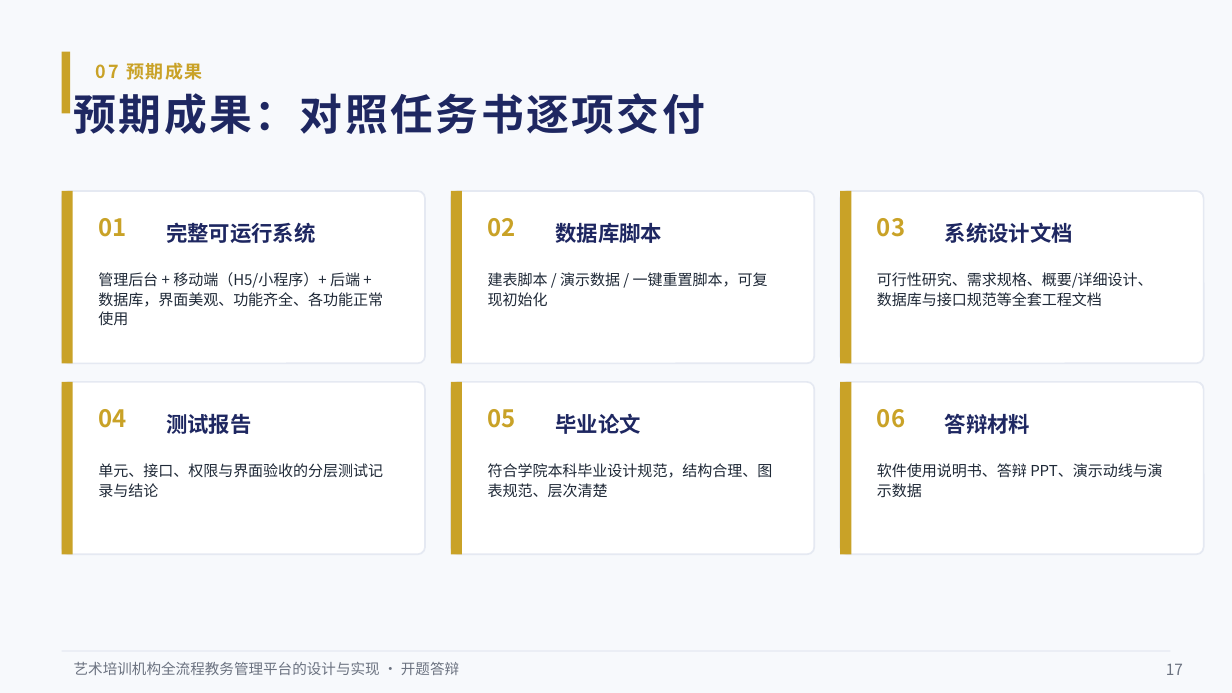
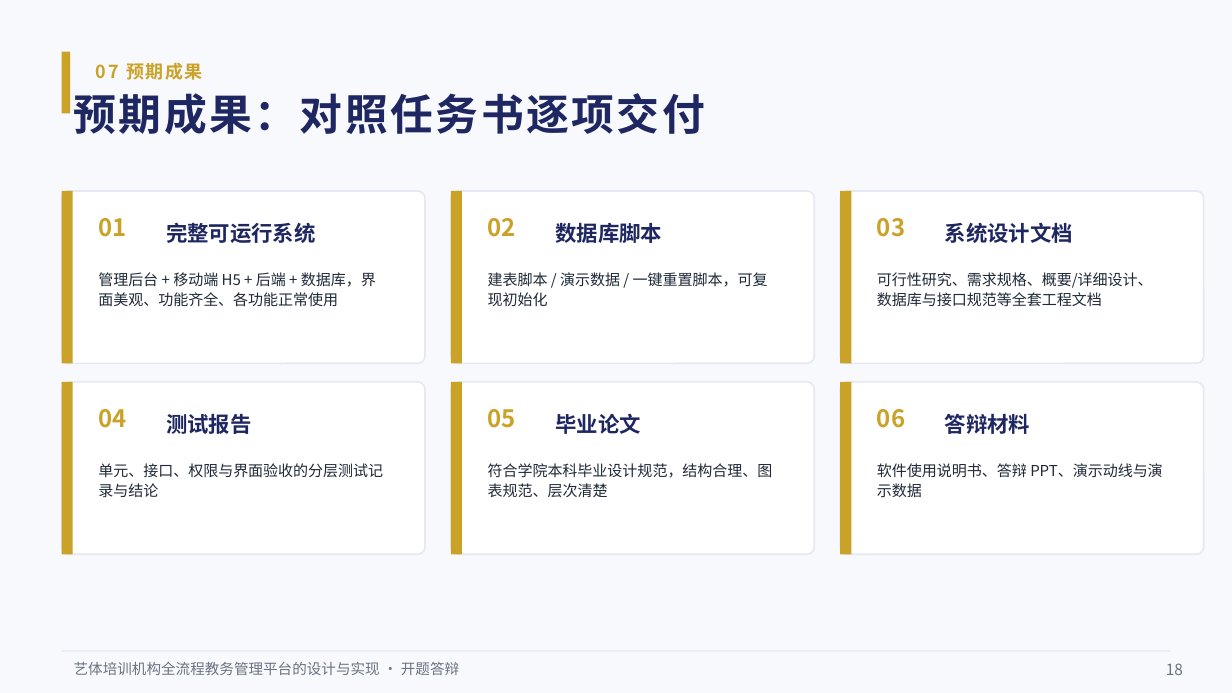
Before and after one commit to BYNekoNay/educational-administration, a slide deck: slide 18 of docs/defence/艺培通开题答辩.pptx (slide 17 before the commit). Drawn at 1232x693 pixels with LibreOffice and Linux fonts; fonts in the diff are those of the drawing. Boxes give left, top, right and bottom in pixels: in the first picture for what was removed or moved away, otherwise in the second. Text is boxed around its words. In the diff, an @@ line names an element or a change of style, - is before the commit and + after.

Commit message:
docs: 毕设文档更新——开题报告按新任务书（艺体）重写、新增文献综述与文献库、答辩材料同步

```diff
--- a/docs/defence/艺培通开题答辩.pptx
+++ b/docs/defence/艺培通开题答辩.pptx
@@ text at (98, 272, 376, 307): text changed @@
-管理后台 + 移动端（H5/小程序）+ 后端 + 数据库，界面美观、功能齐全、各功能正常使用
+管理后台 + 移动端 H5 + 后端 + 数据库，界面美观、功能齐全、各功能正常使用
@@ text at (74, 662, 459, 675): text changed @@
-艺术培训机构全流程教务管理平台的设计与实现 · 开题答辩
+艺体培训机构全流程教务管理平台的设计与实现 · 开题答辩
@@ text at (1166, 663, 1183, 675): text changed @@
-17
+18
```
Also in this commit, not shown: 16 other slides changed, 1 slide added, 46 other files.
